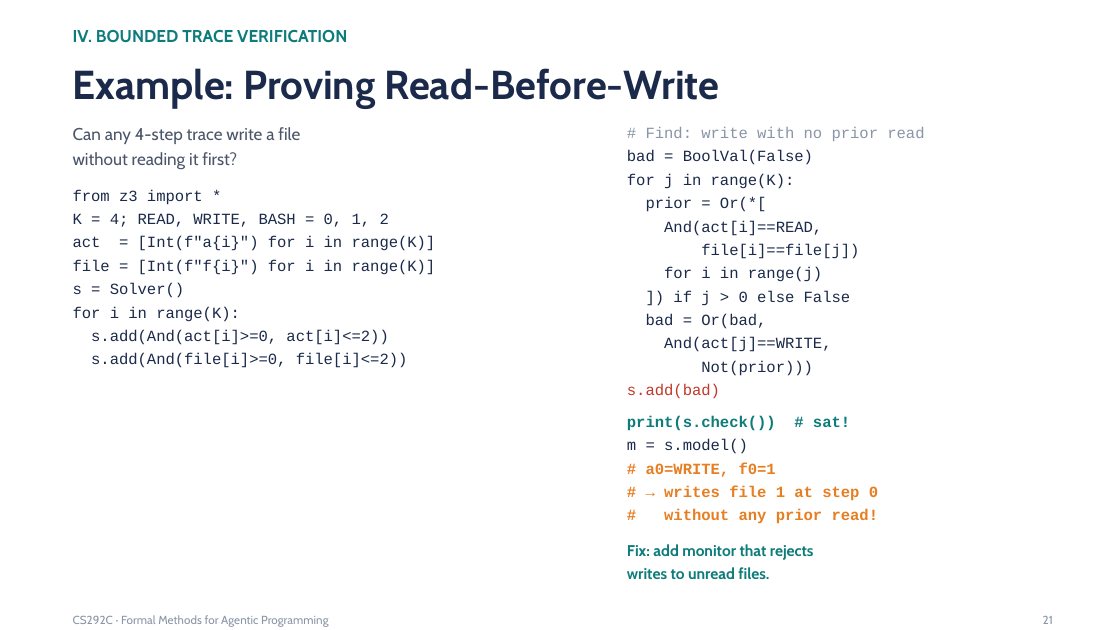
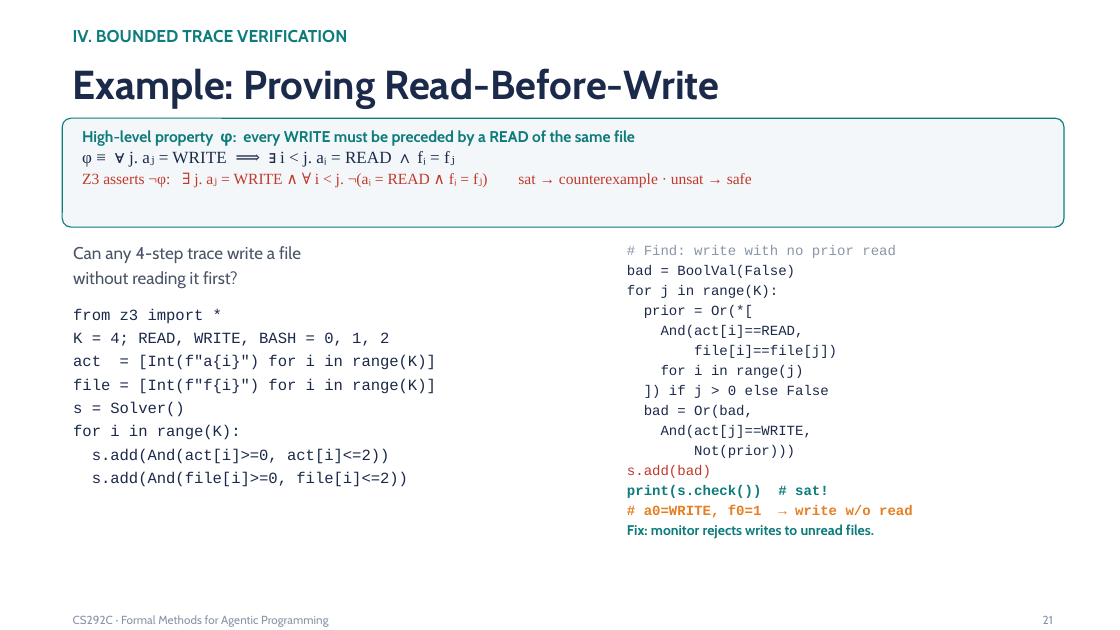
Before and after one commit to fredfeng/CS292C, a slide deck: slide 21 of lectures/lecture10.pptx. Drawn at 1120x630 pixels with LibreOffice and Linux fonts; fonts in the diff are those of the drawing. Boxes give left, top, right and bottom in pixels: in the first picture for what was removed or moved away, otherwise in the second. Text is boxed around its words. In the diff, an @@ line names an element or a change of style, - is before the commit and + after.

```diff
--- a/lectures/lecture10.pptx
+++ b/lectures/lecture10.pptx
@@ rounded rectangle added at (63,119,1064,227), fill #F4F7FA, outline #0E7C7B 0.75 pt @@
@@ text added at (82,130,752,188), 10 pt, text #C0392B @@
+High-level property φ: every WRITE must be preceded by a READ of the same file
+φ ≡ ∀ j. aⱼ = WRITE ⟹ ∃ i < j. aᵢ = READ ∧ fᵢ = fⱼ
+Z3 asserts ¬φ: ∃ j. aⱼ = WRITE ∧ ∀ i < j. ¬(aᵢ = READ ∧ fᵢ = fⱼ) sat → counterexample · unsat → safe
@@ text "Can any 4-step trace write ...": place and size @@
-text "Can any 4-step trace write ..." at (73,127,436,368)
+text "Can any 4-step trace write ..." at (73,246,436,487)
@@ text "# Find: write with no ...": place and size @@
-text "# Find: write with no ..." at (627,127,924,579)
+text "# Find: write with no ..." at (627,245,913,539)
@@ text at (627,245,896,498): size 10 to 9 pt in "# Find: write with no prior read", "bad = BoolVal(False)", "for j in range(K):", "prior = Or(*[" and 9 more places; less space between paragraphs @@
@@ text at (627,505,913,539): text changed; size 10 to 9 pt; font Courier New to Cabin; text colour #E67E22 to #0E7C7B @@
-m = s.model()
-# a0=WRITE, f0=1
-# → writes file 1 at step 0
-# without any prior read!
-Fix: add monitor that rejects
-writes to unread files.
+# a0=WRITE, f0=1 → write w/o read
+Fix: monitor rejects writes to unread files.
```
Also in this commit, not shown: 5 other slides changed, 3 other files.
